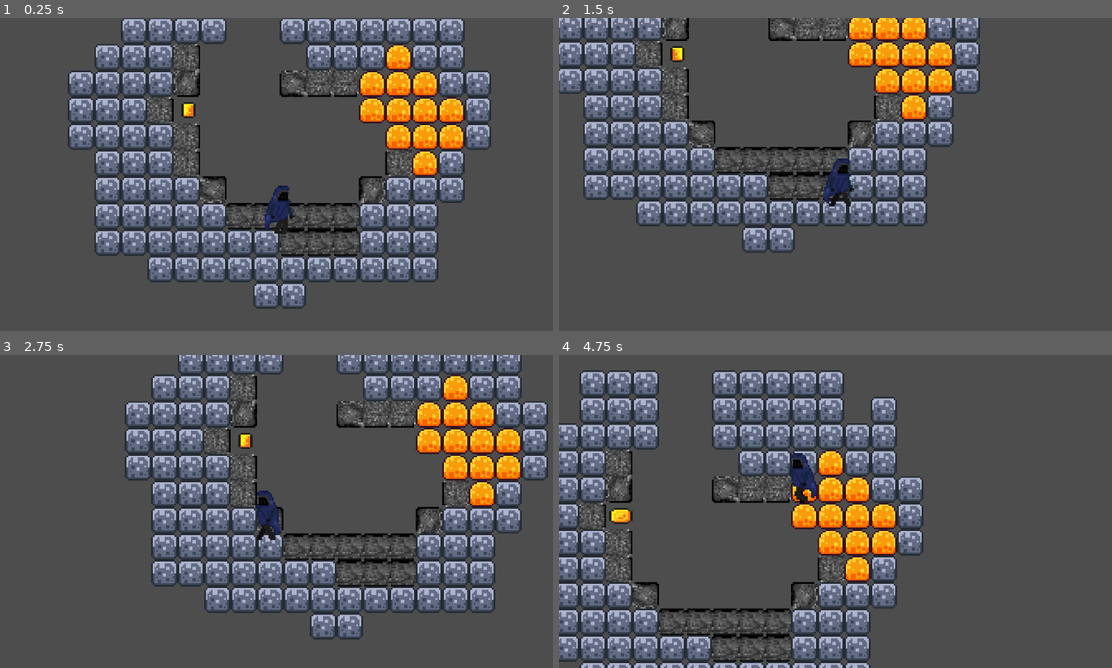
Above: before the commit, frames 1-4 (two rows, left to right).
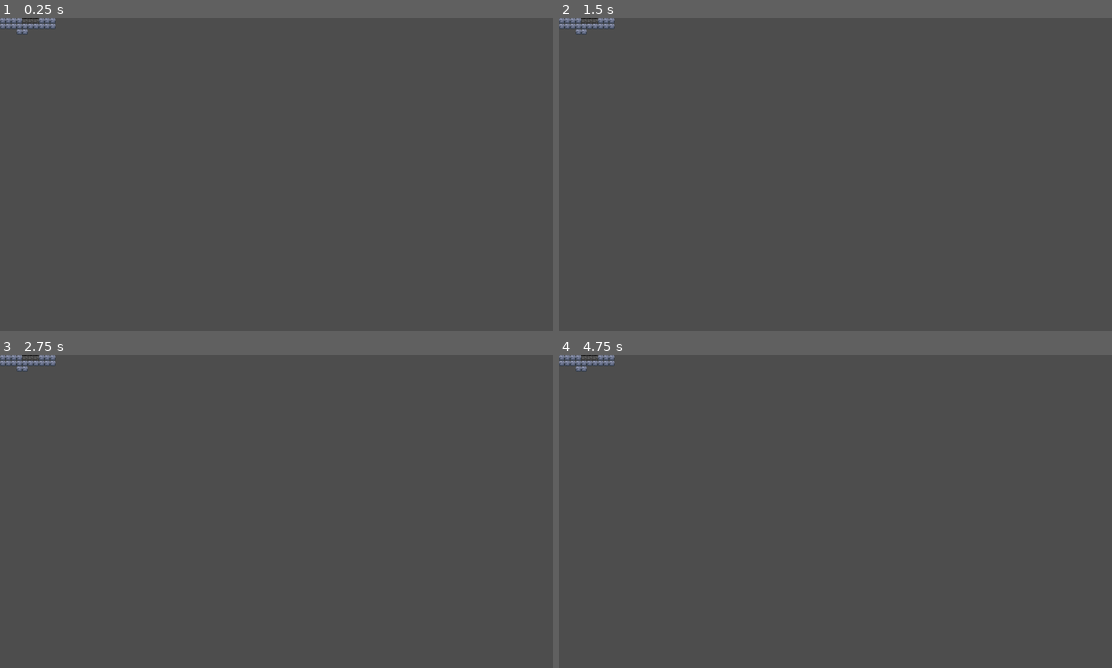
Above: after the commit, the same moments.

Repository: IlvesTheGamer/Downgrader
Game: Godot game, scene res://Scenes/level_3.tscn
Same seed, same stepped clock (60 frames per second), same inputs: the game is played once before the commit and once after it. The project has no main scene, so this scene is started directly.
Inputs:
- Up to frame 1 (0.25 s): no input
- Up to frame 2 (1.5 s): hold Right (right) from 0.53 s (still down); tap E (roll) at 0.6, 1.35 s; tap Space (up) at 0.77 s
- Up to frame 3 (2.75 s): tap Space (up) at 1.52 s; release Right (right) at 2.03 s; hold A (left) from 2.03 s (still down); tap E (roll) at 2.1 s
- Up to frame 4 (4.75 s): release A (left) at 2.78 s; hold Right (right) 2.78-4.28 s; tap E (roll) at 2.85, 3.6, 4.35 s; tap Space (up) at 3.02, 3.77, 4.52 s; hold A (left) from 4.28 s (still down)

The runs differ from the first frame. In frame 1, 33% of the frame differs, in the area x 0-89%, y 0-93%; in frame 2, 25%; in frame 3, 32%; in frame 4, 31%.

Commit message:
Update player.tscn

Diff:
--- a/Scenes/player.tscn
+++ b/Scenes/player.tscn
@@ -2,11 +2,8 @@
 
 [ext_resource type="Script" uid="uid://d2qb5ior16v6u" path="res://Scripts/character_body_2d.gd" id="1_v0iea"]
 [ext_resource type="Texture2D" uid="uid://c5lxoic8nwlmr" path="res://Assets/brackeys_platformer_assets/sprites/knight.png" id="2_cvnsp"]
-[ext_resource type="Texture2D" path="res://Assets/breathe spritesheet.png" id="2_vgqql"]
-[ext_resource type="Texture2D" path="res://Assets/character walk spritesheet.png" id="4_fkybt"]
 
 [sub_resource type="RectangleShape2D" id="RectangleShape2D_onrkg"]
-size = Vector2(11, 12)
 
 [sub_resource type="AtlasTexture" id="AtlasTexture_xrdnt"]
 atlas = ExtResource("2_vgqql")
@@ -121,7 +118,6 @@
 script = ExtResource("1_v0iea")
 
 [node name="CollisionShape2D" type="CollisionShape2D" parent="."]
-position = Vector2(-0.5, 6)
 shape = SubResource("RectangleShape2D_onrkg")
 
 [node name="AnimatedSprite2D" type="AnimatedSprite2D" parent="."]
